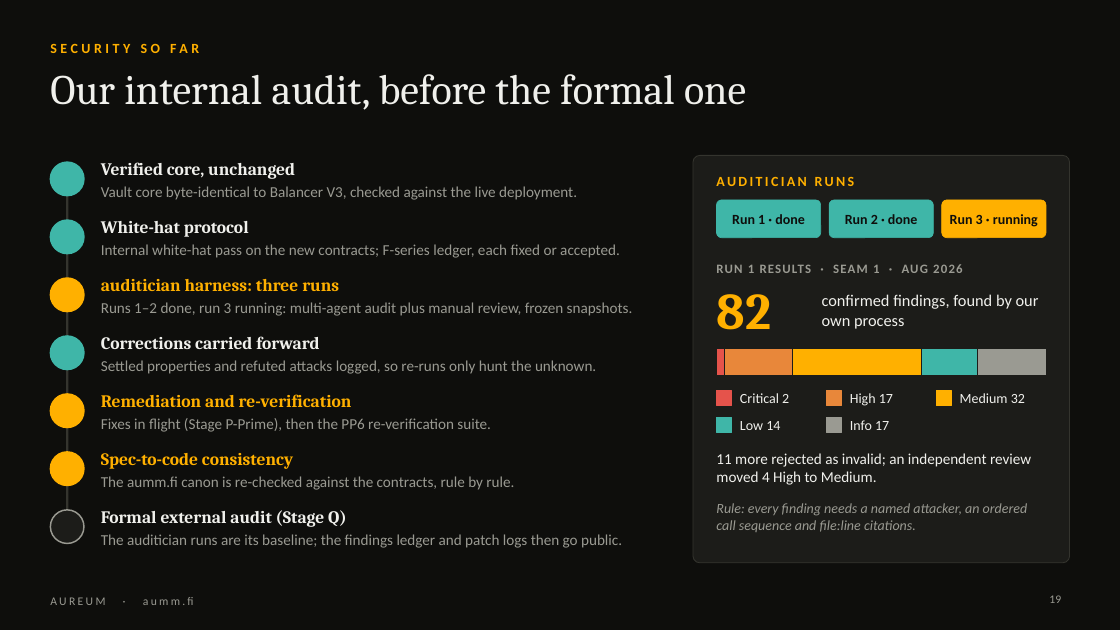
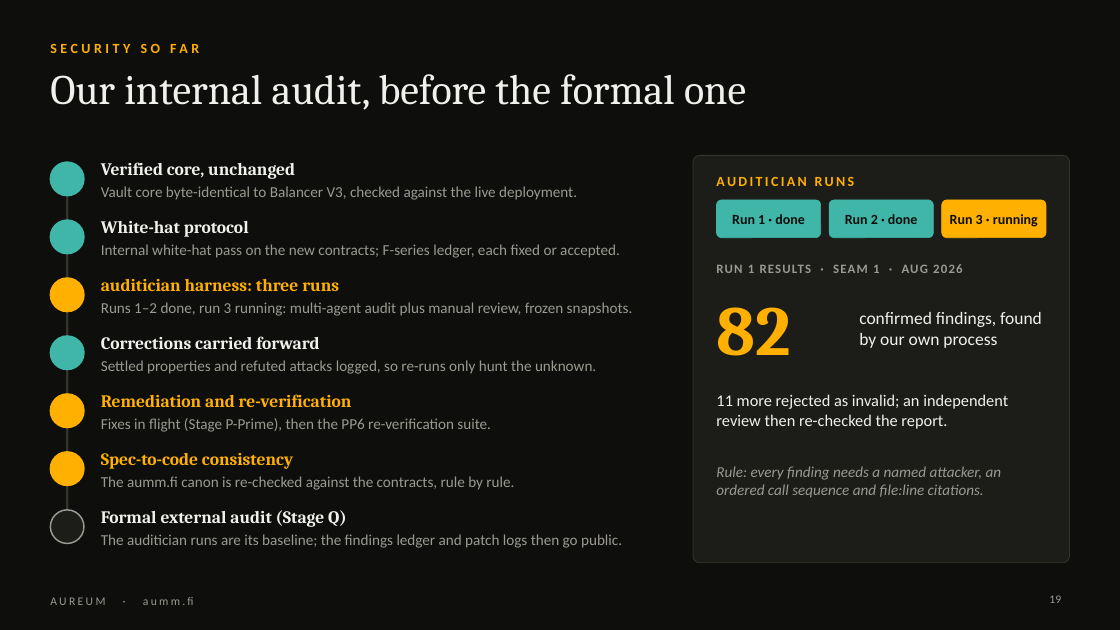
Before and after one commit to aummfi-bit/aumm-site, a slide deck: slide 19 of decks/Aureum_Intro_Nevin.pptx. Drawn at 1120x630 pixels with LibreOffice and Linux fonts; fonts in the diff are those of the drawing; background and template pictures are left out. Boxes give left, top, right and bottom in pixels: in the first picture for what was removed or moved away, otherwise in the second. Text is boxed around its words. In the diff, an @@ line names an element or a change of style, - is before the commit and + after.

```diff
--- a/decks/Aureum_Intro_Nevin.pptx
+++ b/decks/Aureum_Intro_Nevin.pptx
@@ text "82": place and size @@
-text "82" at [717,294,772,330]
+text "82" at [716,307,790,356]
@@ text "82" at [716,307,790,356]: size 44 to 60 pt @@
@@ text "confirmed findings, found by our ...": place and size @@
-text "confirmed findings, found by our ..." at [822,294,1039,329]
+text "confirmed findings, found by our ..." at [859,312,1042,348]
@@ text "confirmed findings, found by our ..." at [859,312,1042,348]: size 14 to 15 pt @@
@@ rectangle removed at [717,349,725,376] @@
@@ rectangle removed at [725,349,793,376] @@
@@ rectangle removed at [793,349,922,376] @@
@@ rectangle removed at [922,349,978,376] @@
@@ rectangle removed at [978,349,1046,376] @@
@@ text at [716,394,1008,429]: text changed; size 13 to 14 pt @@
-11 more rejected as invalid; an independent review moved 4 High to Medium.
+11 more rejected as invalid; an independent review then re-checked the report.
@@ rectangle removed at [717,391,732,406] @@
@@ rectangle removed at [717,418,732,433] @@
@@ text removed at [740,393,789,403] @@
-Critical 2
@@ rectangle removed at [827,391,842,406] @@
@@ rectangle removed at [827,418,842,433] @@
@@ text removed at [850,393,893,406] @@
-High 17
@@ rectangle removed at [937,391,952,406] @@
@@ text removed at [960,393,1025,403] @@
-Medium 32
@@ text removed at [740,421,780,430] @@
-Low 14
@@ text removed at [850,420,889,430] @@
-Info 17
@@ text "Rule: every finding needs a ...": place and size @@
-text "Rule: every finding needs a ..." at [716,503,1028,532]
+text "Rule: every finding needs a ..." at [716,466,1002,498]
@@ text "Rule: every finding needs a ..." at [716,466,1002,498]: size 12 to 13 pt @@
```
Also in this commit, not shown: 1 other file.
